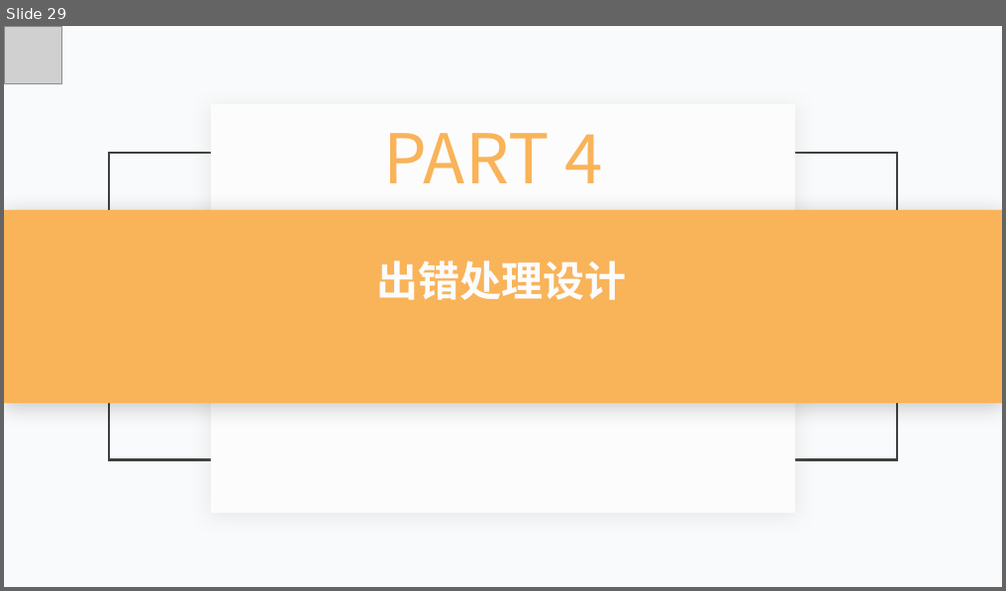
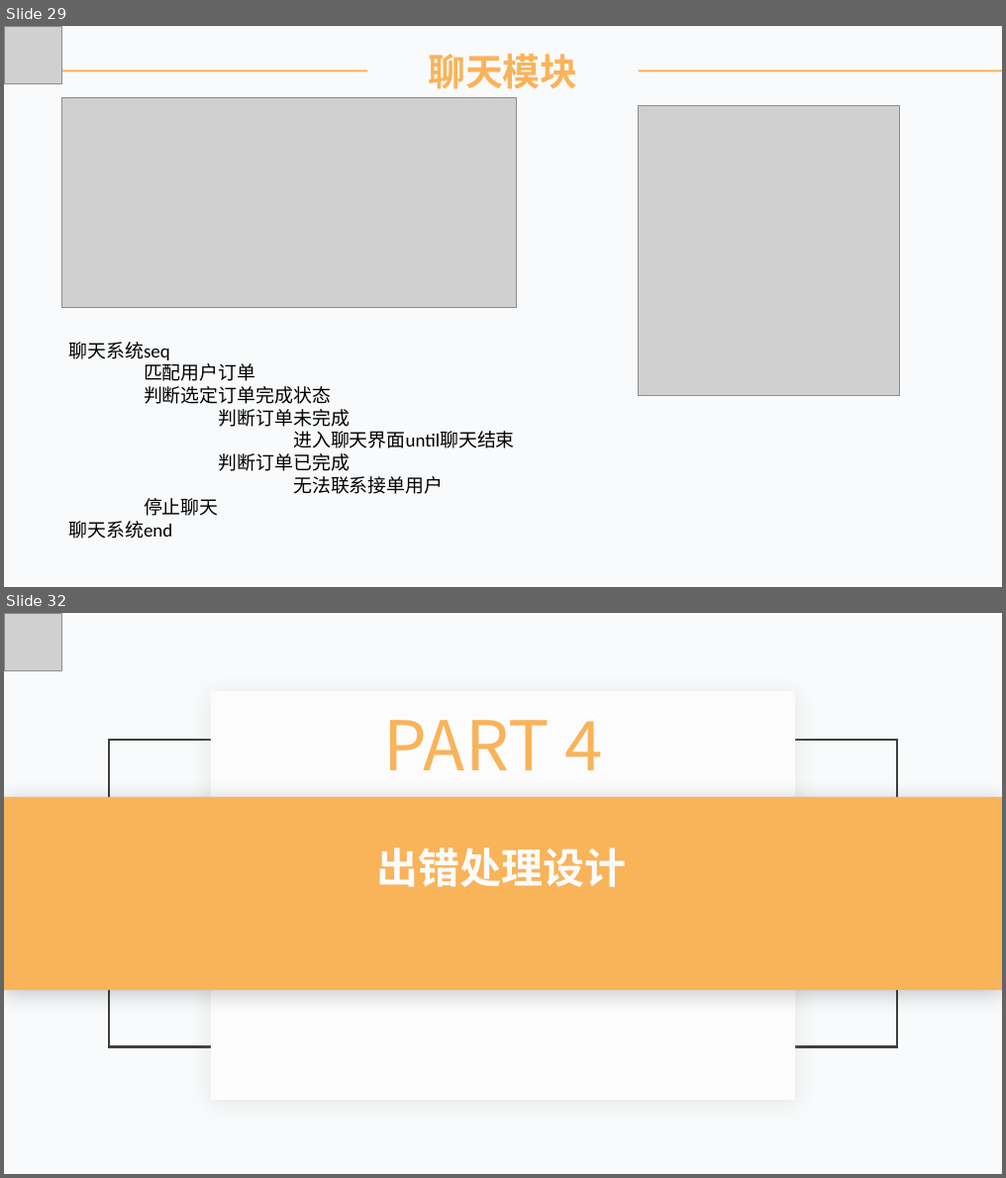
Before and after one commit to lorenzoyoung/ZUCC-Lazy-Bone, a slide deck: 评审PPT/SE2019春-G11-总体设计+详细设计/SE2019春-G11-软件总体+详细设计PPT.pptx. Shown one above the other, each under a label of ours: slide 29 before the commit, slides 29 and 32 after it; the slides between them are not shown. The pictures are 1006x591 and 1006x1178 pixels, drawn with LibreOffice and Linux fonts; fonts in the diff are those of the drawing; grey boxes stand for pictures. Boxes give left, top, right and bottom in pixels: in the first picture for what was removed or moved away, otherwise in the second. Text is boxed around its words. In the diff, an @@ line names an element or a change of style, - is before the commit and + after.

```diff
--- a/评审PPT/SE2019春-G11-总体设计+详细设计/SE2019春-G11-软件总体+详细设计PPT.pptx
+++ b/评审PPT/SE2019春-G11-总体设计+详细设计/SE2019春-G11-软件总体+详细设计PPT.pptx
@@ slide 29 added at box(4, 26, 1002, 587), background #F9FAFB @@
@@ picture added at box(4, 26, 61, 83) @@
@@ text added at box(428, 54, 577, 89), 36 pt, text #F9B359, bold @@
+聊天模块
@@ line added from (4, 71) to (1002, 71), #F9B359 2 pt @@
@@ picture added at box(61, 97, 517, 307) @@
@@ picture added at box(638, 106, 899, 395) @@
@@ text added at box(68, 342, 515, 539), 18 pt, text #000000 @@
+聊天系统seq
+匹配用户订单
+判断选定订单完成状态
+判断订单未完成
+进入聊天界面until聊天结束
+判断订单已完成
+无法联系接单用户
+停止聊天
+聊天系统end
@@ what was slide 29 is now slide 32 @@
```
Also in this commit, not shown: 2 slides changed, 4 other slides added, 19 other files.
